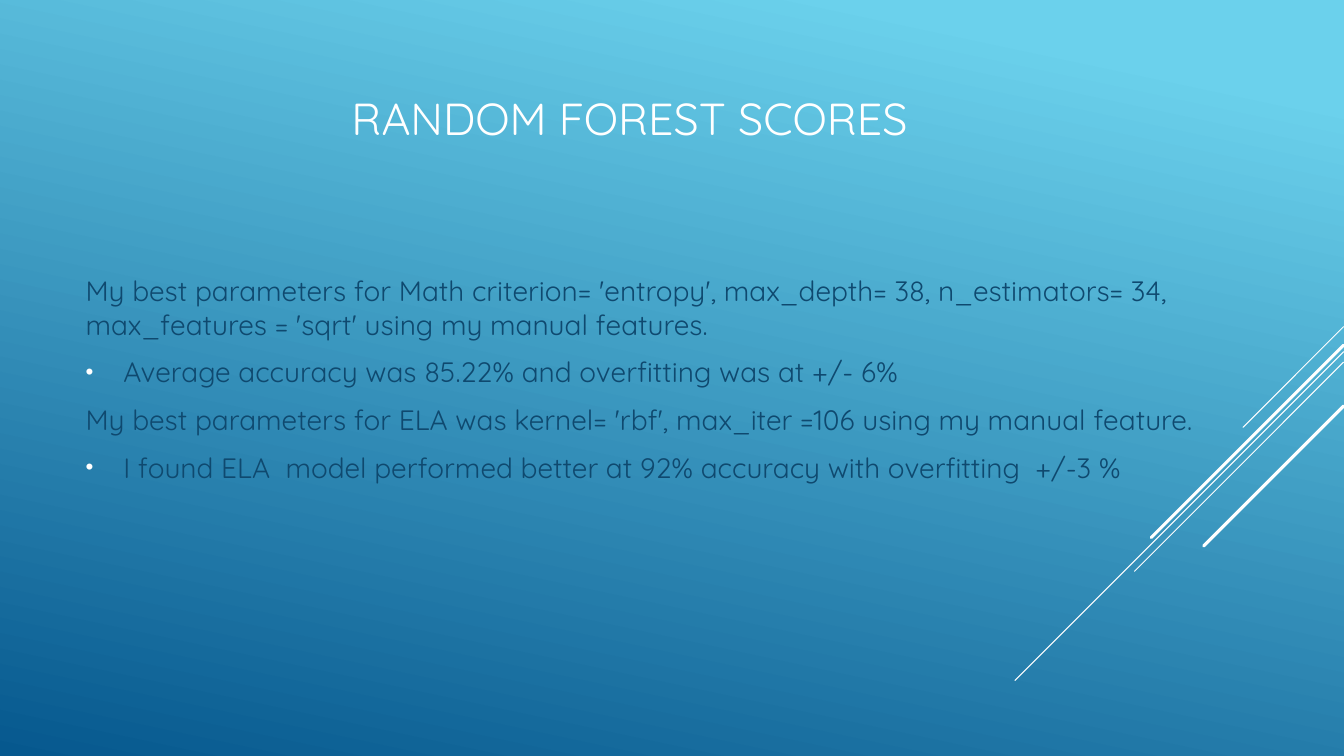
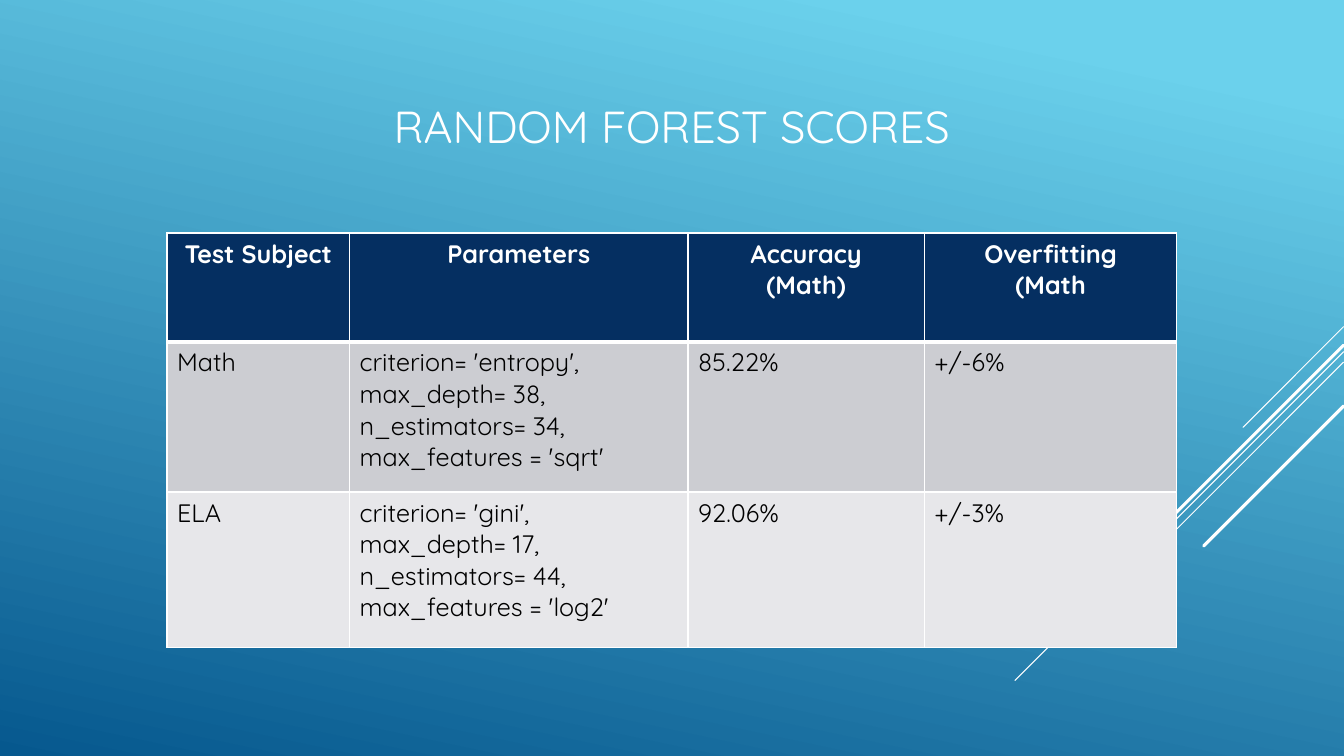
Before and after one commit to efuller11/Thinkful, a slide deck: slide 26 of New York Education System capstone.pptx (slide 25 before the commit). Drawn at 1344x756 pixels with LibreOffice and Linux fonts; fonts in the diff are those of the drawing. Boxes give left, top, right and bottom in pixels: in the first picture for what was removed or moved away, otherwise in the second. Text is boxed around its words. In the diff, an @@ line names an element or a change of style, - is before the commit and + after.

```diff
--- a/New York Education System capstone.pptx
+++ b/New York Education System capstone.pptx
@@ title "RANDOM FOREST SCORES": place and size @@
-title "RANDOM FOREST SCORES" at box(351, 103, 907, 136)
+title "RANDOM FOREST SCORES" at box(394, 111, 949, 144)
@@ table added at box(167, 233, 1178, 647), 3 rows, 4 columns @@
+Test Subject | Parameters | Accuracy / (Math) | Overfitting / (Math
+Math | criterion= 'entropy', max_depth= 38, n_estimators= 34, max_features = 'sqrt' | 85.22% | +/-6%
+ELA | criterion= 'gini', max_depth= 17, n_estimators= 44, max_features = 'log2' | 92.06% | +/-3%
@@ text removed at box(86, 280, 1192, 484) @@
-My best parameters for Math criterion= 'entropy', max_depth= 38, n_estimators= 34, max_features = 'sqrt' using my manual features.
-• Average accuracy was 85.22% and overfitting was at +/- 6%
-My best parameters for ELA was kernel= 'rbf', max_iter =106 using my manual feature.
-• I found ELA model performed better at 92% accuracy with overfitting +/-3 %
```
Also in this commit, not shown: 21 other slides changed, 1 slide added, 1 other file.
